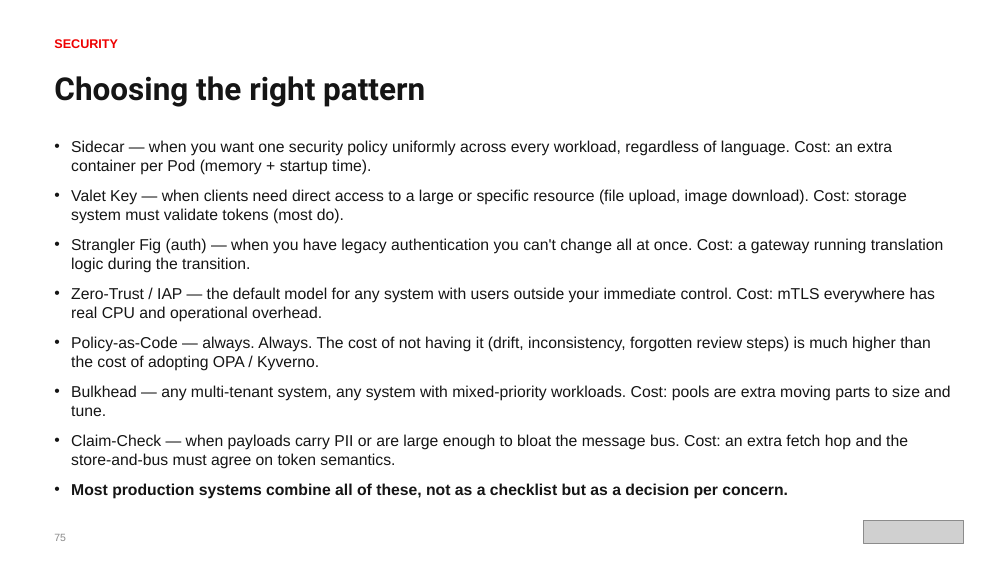
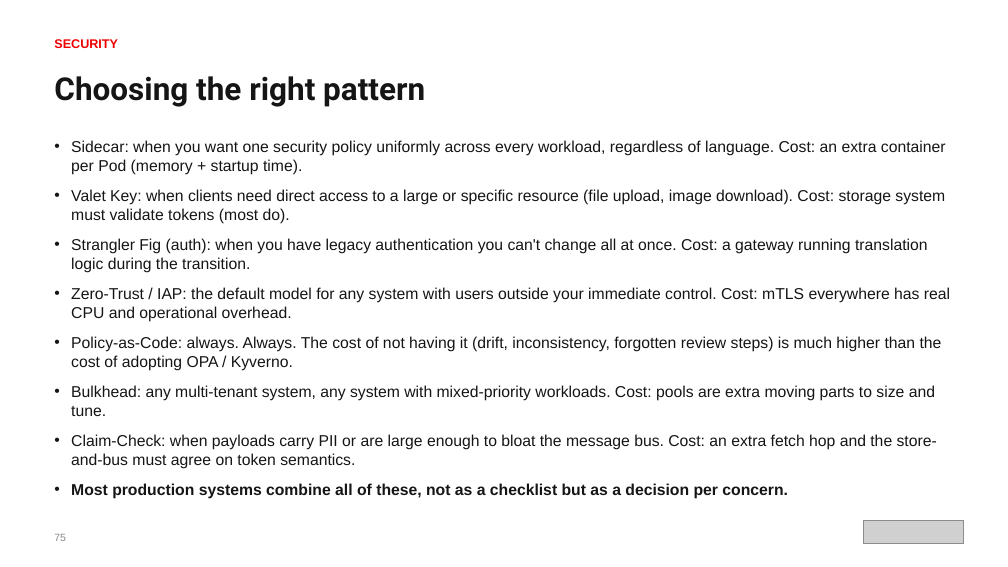
Before and after one commit to patterncatalyst/cloud-native-design-patterns, a slide deck: slide 88 of lgtm-presentation/Designing-Cloud-Native-APIs-Python.pptx. Drawn at 1008x567 pixels with LibreOffice and Linux fonts; fonts in the diff are those of the drawing; grey boxes stand for pictures. Boxes give left, top, right and bottom in pixels: in the first picture for what was removed or moved away, otherwise in the second. Text is boxed around its words. In the diff, an @@ line names an element or a change of style, - is before the commit and + after.

```diff
--- a/lgtm-presentation/Designing-Cloud-Native-APIs-Python.pptx
+++ b/lgtm-presentation/Designing-Cloud-Native-APIs-Python.pptx
@@ text at box(71, 140, 950, 469): text changed @@
-• Sidecar — when you want one security policy uniformly across every workload, regardless of language. Cost: an extra container per Pod (memory + startup time).
-• Valet Key — when clients need direct access to a large or specific resource (file upload, image download). Cost: storage system must validate tokens (most do).
-• Strangler Fig (auth) — when you have legacy authentication you can't change all at once. Cost: a gateway running translation logic during the transition.
-• Zero-Trust / IAP — the default model for any system with users outside your immediate control. Cost: mTLS everywhere has real CPU and operational overhead.
-• Policy-as-Code — always. Always. The cost of not having it (drift, inconsistency, forgotten review steps) is much higher than the cost of adopting OPA / Kyverno.
-• Bulkhead — any multi-tenant system, any system with mixed-priority workloads. Cost: pools are extra moving parts to size and tune.
-• Claim-Check — when payloads carry PII or are large enough to bloat the message bus. Cost: an extra fetch hop and the store-and-bus must agree on token semantics.
+• Sidecar: when you want one security policy uniformly across every workload, regardless of language. Cost: an extra container per Pod (memory + startup time).
+• Valet Key: when clients need direct access to a large or specific resource (file upload, image download). Cost: storage system must validate tokens (most do).
+• Strangler Fig (auth): when you have legacy authentication you can't change all at once. Cost: a gateway running translation logic during the transition.
+• Zero-Trust / IAP: the default model for any system with users outside your immediate control. Cost: mTLS everywhere has real CPU and operational overhead.
+• Policy-as-Code: always. Always. The cost of not having it (drift, inconsistency, forgotten review steps) is much higher than the cost of adopting OPA / Kyverno.
+• Bulkhead: any multi-tenant system, any system with mixed-priority workloads. Cost: pools are extra moving parts to size and tune.
+• Claim-Check: when payloads carry PII or are large enough to bloat the message bus. Cost: an extra fetch hop and the store-and-bus must agree on token semantics.
```
Also in this commit, not shown: 144 other slides changed, 2 other files.
